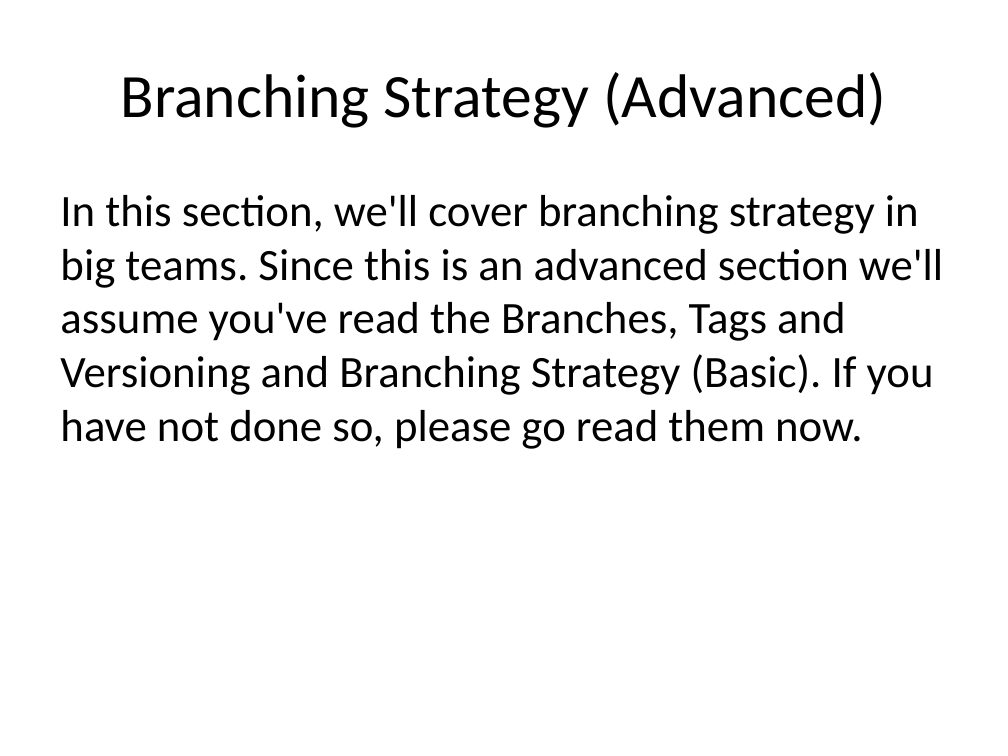
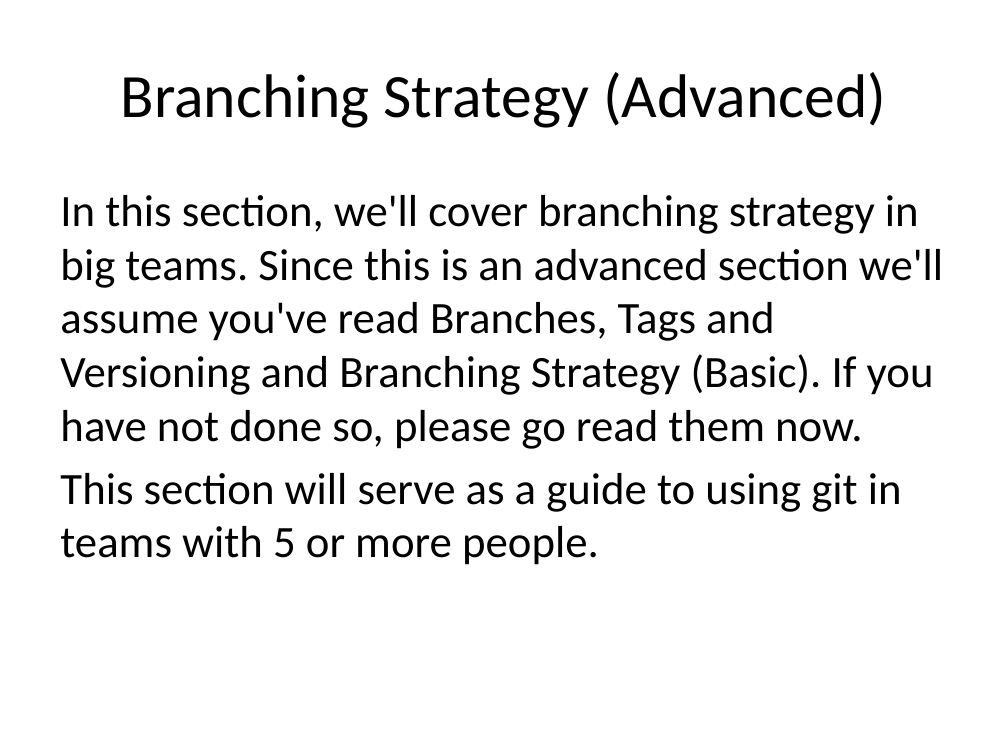
Before and after one commit to JaceTan/programming-notes, a slide deck: slide 2 of Branching Strategy (Advanced).pptx. Drawn at 1008x756 pixels with LibreOffice and Linux fonts; fonts in the diff are those of the drawing. Boxes give left, top, right and bottom in pixels: in the first picture for what was removed or moved away, otherwise in the second. Text is boxed around its words. In the diff, an @@ line names an element or a change of style, - is before the commit and + after.

Commit message:
finished branching strategy (advanced)

```diff
--- a/Branching Strategy (Advanced).pptx
+++ b/Branching Strategy (Advanced).pptx
@@ text at <box>60,195,943,565</box>: text changed @@
-In this section, we'll cover branching strategy in big teams. Since this is an advanced section we'll assume you've read the Branches, Tags and Versioning and Branching Strategy (Basic). If you have not done so, please go read them now.
+In this section, we'll cover branching strategy in big teams. Since this is an advanced section we'll assume you've read Branches, Tags and Versioning and Branching Strategy (Basic). If you have not done so, please go read them now.
+This section will serve as a guide to using git in teams with 5 or more people.
```
Also in this commit, not shown: 1 other slide changed, 6 slides added, 4 slides removed.
